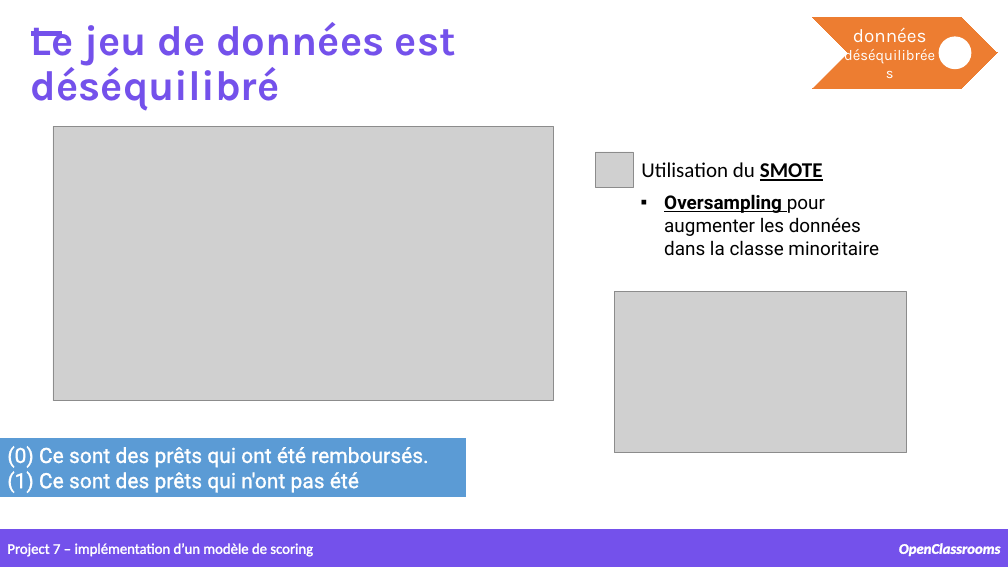
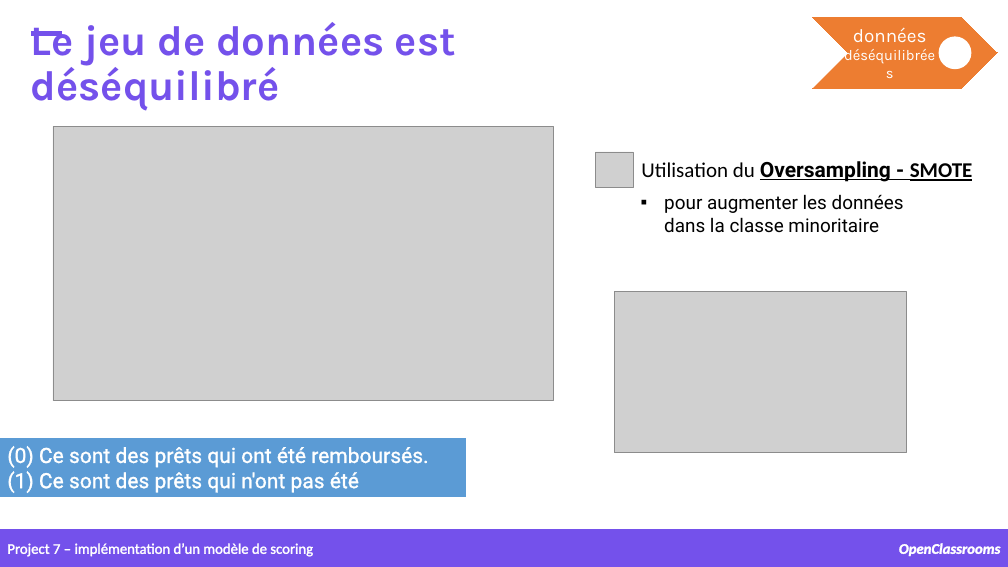
Before and after one commit to samirhinojosa/OC-P7-IMPLEMENT-A-SCORING-MODEL, a slide deck: slide 13 of supports/P7_presentation_final.pptx. Drawn at 1008x567 pixels with LibreOffice and Linux fonts; fonts in the diff are those of the drawing; grey boxes stand for pictures; background and template pictures are left out. Boxes give left, top, right and bottom in pixels: in the first picture for what was removed or moved away, otherwise in the second. Text is boxed around its words. In the diff, an @@ line names an element or a change of style, - is before the commit and + after.

```diff
--- a/supports/P7_presentation_final.pptx
+++ b/supports/P7_presentation_final.pptx
@@ text at (641, 161, 973, 182): text changed; bold on @@
-Utilisation du SMOTE
+Utilisation du Oversampling - SMOTE
@@ text at (664, 194, 904, 233): text changed @@
-▪ Oversampling pour augmenter les données dans la classe minoritaire
+▪ pour augmenter les données dans la classe minoritaire
```
Also in this commit, not shown: 4 other slides changed, 1 other file.
